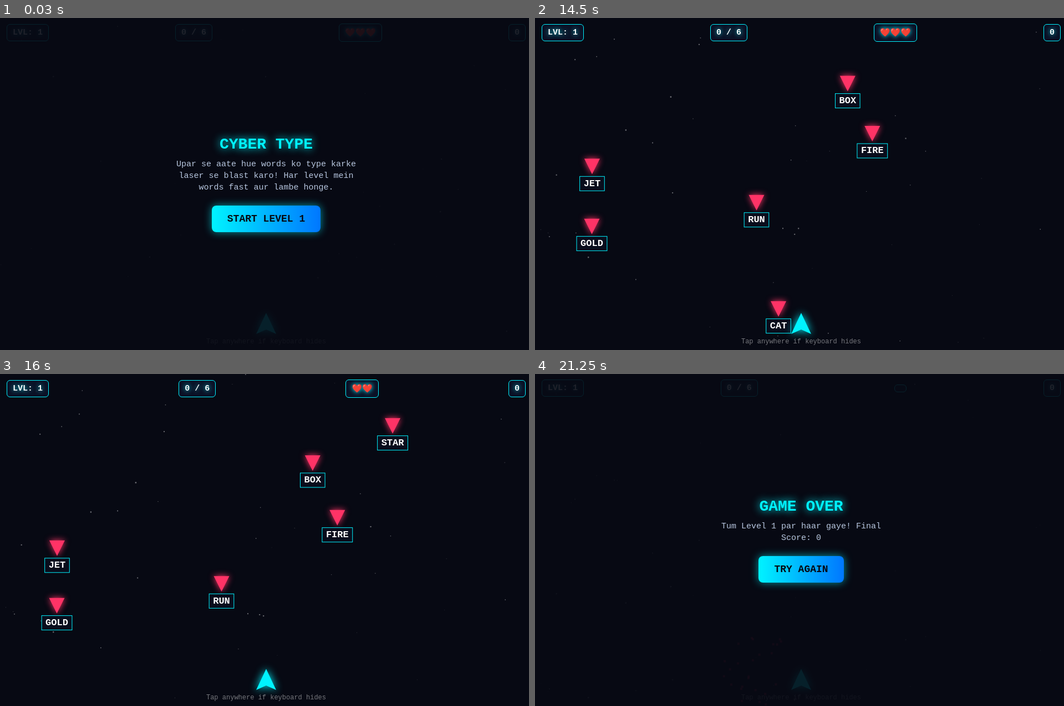
Above: before the commit, frames 1-4 (two rows, left to right).
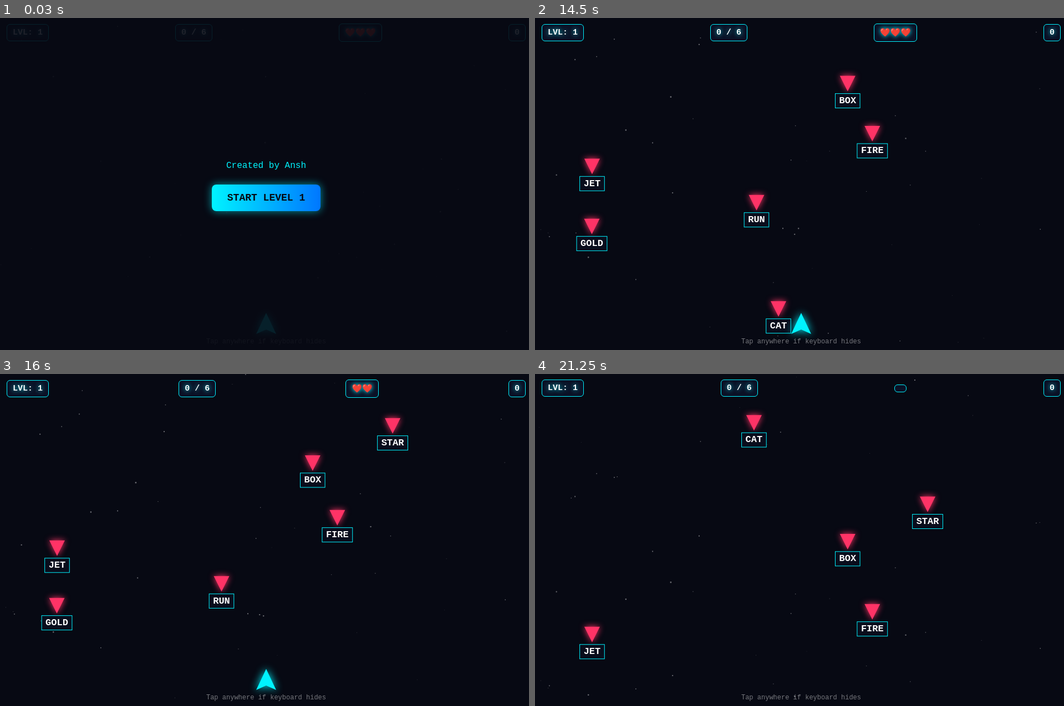
Above: after the commit, the same moments.

Repository: anshgamer7140-eng/typing-shooter
Game: browser game, page index.html
The game is run twice, just before and just after one commit, with the same random seed, the same clock (stepped at 60 frames per second) and the same inputs.
Inputs:
- Up to frame 1 (0.03 s): no input
- Up to frame 2 (14.5 s): click "START LEVEL 1" at 0.27 s; hold Down 1.03-1.62 s; tap Space every 0.33 s from 1.1 to 14.43 s; hold Down 1.67-2.08 s; hold Down 2.13-2.72 s; hold Down 2.77-3.18 s; hold Down 3.23-3.82 s; hold Down 3.87-4.28 s; hold Down 4.33-4.92 s; hold Down 4.97-5.38 s; hold Down 5.43-6.02 s; hold Down 6.07-6.48 s; hold Down 6.53-7.12 s; hold Down 7.17-7.58 s; hold Down 7.63-8.22 s; hold Down 8.27-8.68 s; hold Down 8.73-9.32 s; hold Down 9.37-9.78 s; hold Down 9.83-10.42 s; hold Down 10.47-10.88 s; hold Down 10.93-11.52 s; hold Down 11.57-11.98 s; hold Down 12.03-12.62 s; hold Down 12.67-13.08 s; hold Down 13.13-13.72 s; hold Down 13.77-14.18 s; hold Down from 14.23 s (still down)
- Up to frame 3 (16 s): tap Space every 0.33 s from 14.77 to 15.77 s; release Down at 14.82 s; hold Down 14.87-15.28 s; hold Down 15.33-15.92 s; hold Down from 15.97 s (still down)
- Up to frame 4 (21.25 s): tap Space every 0.33 s from 16.1 to 21.1 s; release Down at 16.38 s; hold Down 16.43-17.02 s; hold Down 17.07-17.48 s; hold Down 17.53-18.12 s; hold Down 18.17-18.58 s; hold Down 18.63-19.22 s; hold Down 19.27-19.68 s; hold Down 19.73-20.32 s; hold Down 20.37-20.78 s; hold Down from 20.83 s (still down)

The runs differ from the first frame. In frame 1, 4.3% of the frame differs, in the area x 33-68%, y 35-66%; in frame 2, nothing differs; in frame 3, nothing differs; in frame 4, 4.5%, in the area x 1-100%, y 0-99%.
Error after the commit: TypeError: Cannot set properties of null (setting 'textContent')

Commit message:
Update index.html

Diff:
--- a/index.html
+++ b/index.html
@@ -3,7 +3,8 @@
 <head>
 <meta charset="UTF-8">
 <meta name="viewport" content="width=device-width, initial-scale=1.0, maximum-scale=1.0, user-scalable=no">
-<title>Cyber Type: Level Shooter</title>
+<title>Typing Shooter - Created by Ansh</title>
+
 <style>
   * { box-sizing: border-box; margin: 0; padding: 0; user-select: none; }
   body {
@@ -105,8 +106,10 @@
 </div>
 
 <div id="overlay">
-  <h1 id="overlayTitle">CYBER TYPE</h1>
-  <p id="overlayDesc">Upar se aate hue words ko type karke laser se blast karo! Har level mein words fast aur lambe honge.</p>
+<p style="color: #00f3ff; font-size: 16px; margin-top: 5px;">Created by Ansh</p>
+
+  <title>Typing Shooter - Created by Ansh</title>
+
   <button id="actionBtn">START LEVEL 1</button>
 </div>
 
